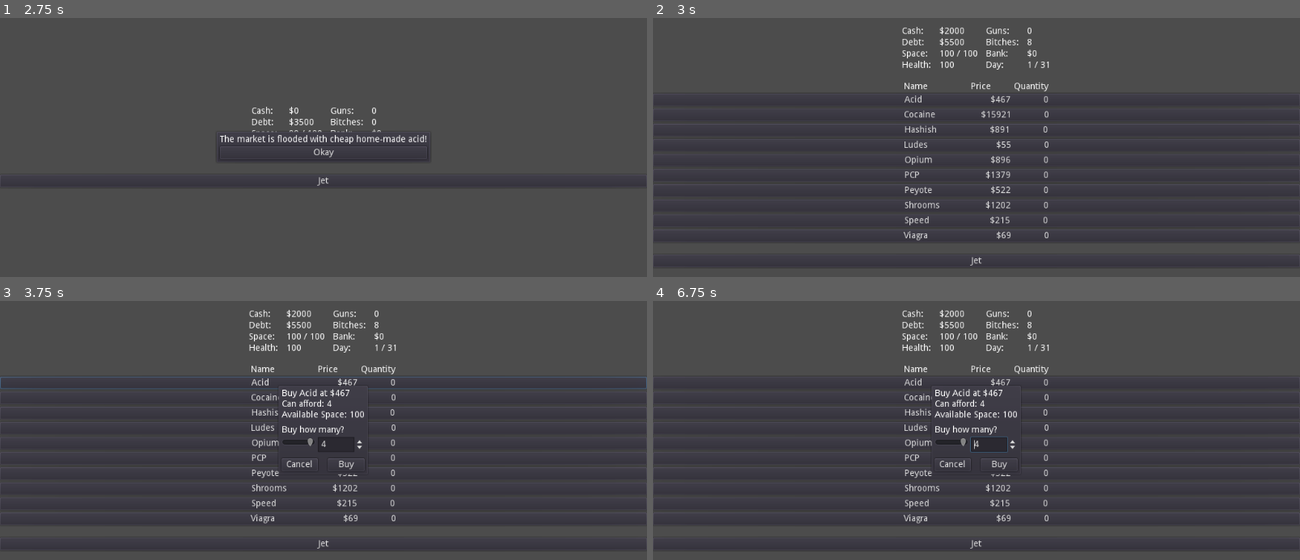
Above: before the commit, frames 1-4 (two rows, left to right).
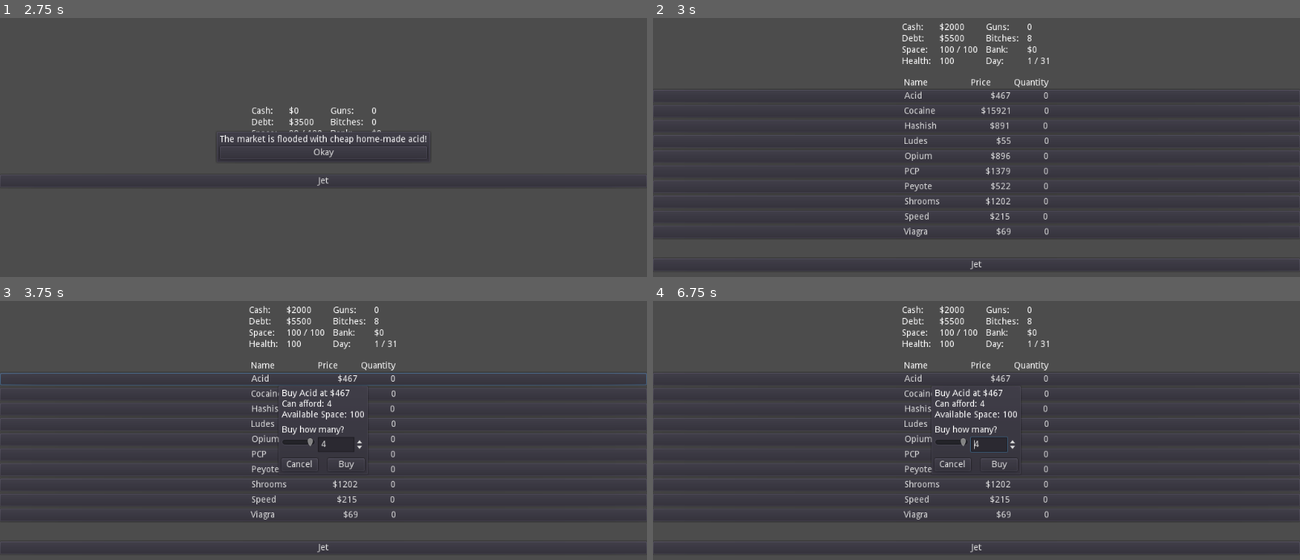
Above: after the commit, the same moments.

Repository: aheinous/dopewars
Game: Godot game, scene res://game.tscn
The game is run twice, just before and just after one commit, with the same random seed, the same clock (stepped at 60 frames per second) and the same inputs.
Inputs:
- Up to frame 1 (2.75 s): click "Jet" at 0.5 s; click "Okay" at 1.25 s; click "Jet" at 2 s
- Up to frame 2 (3 s): click "Okay" at 2.75 s
- Up to frame 3 (3.75 s): click "Acid $467 0" at 3.5 s
- Up to frame 4 (6.75 s): click "Cocaine $15921 0" at 4.25 s; click "Hashish $891 0" at 5 s; click "Ludes $55 0" at 5.75 s; click "Opium $896 0" at 6.5 s

Frame 1 is identical in both runs. In frame 2, 4.3% of the frame differs, in the area x 0-100%, y 1-98%; in frame 3, 4.8%; in frame 4, 3.9%.

Commit message:
More refactoring and shit, start adding bitches.

Diff:
--- a/drugList.gd
+++ b/drugList.gd
@@ -3,6 +3,10 @@
 
 
 signal drugButtonPressed
+
+
+var Util = preload("res://util.gd")
+
 
 func _init():
 	if Engine.is_editor_hint():
@@ -16,17 +20,37 @@
 					]
 	populate(drugs)
 
-func populate(drugs = null):
+func populate(drugs=null):
 
-	if drugs == null:
-		drugs = gameModel.drugsHere() + gameModel.drugsOwnedAndNotHere()
+	# if drugs == null:
+	# 	drugs = gameModel.drugsHere() + gameModel.drugsOwnedAndNotHere()
 
-	for child in self.get_children():
-		child.queue_free()
+	_rmvAllChildren()
+	_addHeader()
 
+
+	if drugs != null:
+		for drug in drugs:
+			self._addButton(drug)
+		return
+
+
+	for drug in gameModel.drugsHere():
+		self._addButton(drug)
+
+	var spacer = Control.new()
+	spacer.rect_min_size.y = 8
+	add_child(spacer)
+
+	for drug in gameModel.drugsOwnedAndNotHere():
+		self._addButton(drug)
+
+
+
+func _addHeader():
 	var header = Label.new()
 	var font = header.get_font("font")
-	var Util = load("res://util.gd")
+#	var Util = load("res://util.gd")
 	header.text = "%s %s %s" % [
 									Util.rpad_pixels(font, config.colWidths[0], "Name"),
 									Util.rpad_pixels(font, config.colWidths[1], "Price"),
@@ -34,9 +58,16 @@
 									]
 	header.align = Label.ALIGN_CENTER
 	self.add_child(header)
-	for drug in drugs:
+
+
+func _rmvAllChildren():
+	for child in self.get_children():
+		child.queue_free()
+
+
+func _addButton(drug):
 		var button = Button.new()
-		font = button.get_font("font")
+		var font = button.get_font("font")
 
 		button.text = "%s %s %s" % [
 									Util.rpad_pixels(font, config.colWidths[0], drug.name),
@@ -47,8 +78,6 @@
 		button.connect("pressed", self, "onDrugButtonPressed", [drug.name])
 
 
-
-
 func onDrugButtonPressed(drug):
 	print("drug button pressed: ", drug)
 	emit_signal("drugButtonPressed", drug)
--- a/game.gd
+++ b/game.gd
@@ -154,3 +154,8 @@
 
 func _on_buySellDropPopup_buySellDropPressed():
 	set_process(true)
+
+
+func _on_jetPopup_placeButtonPressed(place):
+	gameModel.jet(place)
+	set_process(true)
--- a/game.tscn
+++ b/game.tscn
@@ -164,6 +164,7 @@
 [connection signal="buySellDropPressed" from="buySellDropPopup" to="." method="_on_buySellDropPopup_buySellDropPressed"]
 [connection signal="buyPressed" from="chooseBuySellPopup" to="." method="_on_chooseBuySellPopup_buyPressed"]
 [connection signal="sellPressed" from="chooseBuySellPopup" to="." method="_on_chooseBuySellPopup_sellPressed"]
+[connection signal="placeButtonPressed" from="jetPopup" to="." method="_on_jetPopup_placeButtonPressed"]
 [connection signal="okayPressed" from="msgPopup" to="." method="_on_msgPopup_okayPressed"]
 [connection signal="noPressed" from="choicePopup" to="." method="_on_choicePopup_noPressed"]
 [connection signal="yesPressed" from="choicePopup" to="." method="_on_choicePopup_yesPressed"]
--- a/gameModel.gd
+++ b/gameModel.gd
@@ -1,4 +1,6 @@
 extends Node
+
+var Util = preload("res://util.gd")
 
 enum State {DRUG_MENU, MSG_QUEUE, LOANSHARK, COP_FIGHT, BANK, GUNSTORE, PUB}
 
@@ -194,6 +196,20 @@
 	return drugs
 
 
+
+func jet(place):
+	print("Jetting to ", place)
+	_stats.curPlace = place
+	_stats.day += 1
+	if place == "Ghetto":
+		_pushChoice("Would you like to visit Dan's House of Guns?", funcref(self, "visitGunStore"))
+		_pushChoice("Would you like to visit the pub?", funcref(self, "visitPub"))
+	elif place == "Bronx":
+		_pushChoice("Would you like to visit the loan shark?", funcref(self, "visitLoanShark"))
+		_pushChoice("Would you like to visit the bank?", funcref(self, "visitBank"))
+	_setupDrugsHere()
+
+
 ######### Msg Queue
 
 
@@ -219,6 +235,12 @@
 	_queue.push_back(MsgChoice.new(s, onYes))
 	_curState = State.MSG_QUEUE
 
+func _pushChoiceFront(s, onYes):
+	_queue.push_front(MsgChoice.new(s, onYes))
+	_curState = State.MSG_QUEUE
+
+
+
 func isOnMsg():
 	return _queue[0].onYes == null
 
@@ -243,9 +265,25 @@
 		_curState = State.DRUG_MENU
 
 
-
-
-
+########## Pub
+
+func visitPub():
+	print("visitPub()")
+	var price = _rng.randi_range(50000, 150000)
+	_pushChoice(	"Would you like to hire a bitch for $%s?" % Util.toCommaSepStr(price),
+					Util.Curry.new(self, "buyBitch", [price]) )
+
+
+
+func buyBitch(price):
+	print("buyBitch(%s)" % price)
+	if _stats.cash < price:
+		print("insufficent funds")
+		return
+	_stats.cash -= price
+	_stats.availSpace += 10
+	_stats.totalSpace += 10
+	_stats.bitches += 1
 
 ########### General
 
@@ -260,6 +298,10 @@
 
 func stats():
 	return _stats
+
+
+func places():
+	return config.placeNamesList
 
 
 func reset():
@@ -275,5 +317,15 @@
 
 
 
-func killIt():
-	print("killing it")
+func visitGunStore():
+	print("visitGunStore()")
+
+
+
+
+func visitBank():
+	print("visitBank()")
+
+
+func visitLoanShark():
+	print("visitLoanShark()")
--- a/jetPopup.gd
+++ b/jetPopup.gd
@@ -1,7 +1,7 @@
 extends CenterContainer
 
 
-#signal placeButtonPressed
+signal placeButtonPressed
 
 onready var placesContainer = $PanelContainer/VBoxContainer/places
 
@@ -26,7 +26,7 @@
 		var button = Button.new()
 		button.text = place
 #		print(place, ", ", gameModel.curPlace)
-		if place == gameModel.curPlace:
+		if place == gameModel.stats().curPlace:
 #			print("disabl;ed")
 			button.disabled = true
 		placesContainer.add_child(button)
@@ -37,7 +37,7 @@
 
 func onPlaceButtonPressed(place):
 	hide()
-	gameModel.jet(place)
+	emit_signal("placeButtonPressed", place)
 
 
 func _on_cancelButton_pressed():
--- a/util.gd
+++ b/util.gd
@@ -18,3 +18,29 @@
 
 static func lpad_pixels(font, tgt_width, s):
 	return _lrpad_spaces(font,tgt_width, s) + s
+
+static func toCommaSepStr(number):
+    var string = str(number)
+    var mod = string.length() % 3
+    var res = ""
+
+    for i in range(0, string.length()):
+        if i != 0 && i % 3 == mod:
+            res += ","
+        res += string[i]
+
+    return res
+
+
+class Curry:
+	var obj
+	var funcName
+	var args
+
+	func _init(obj, funcName, args):
+		self.obj = obj
+		self.funcName = funcName
+		self.args = args
+
+	func call_func():
+		obj.callv(funcName, args)
